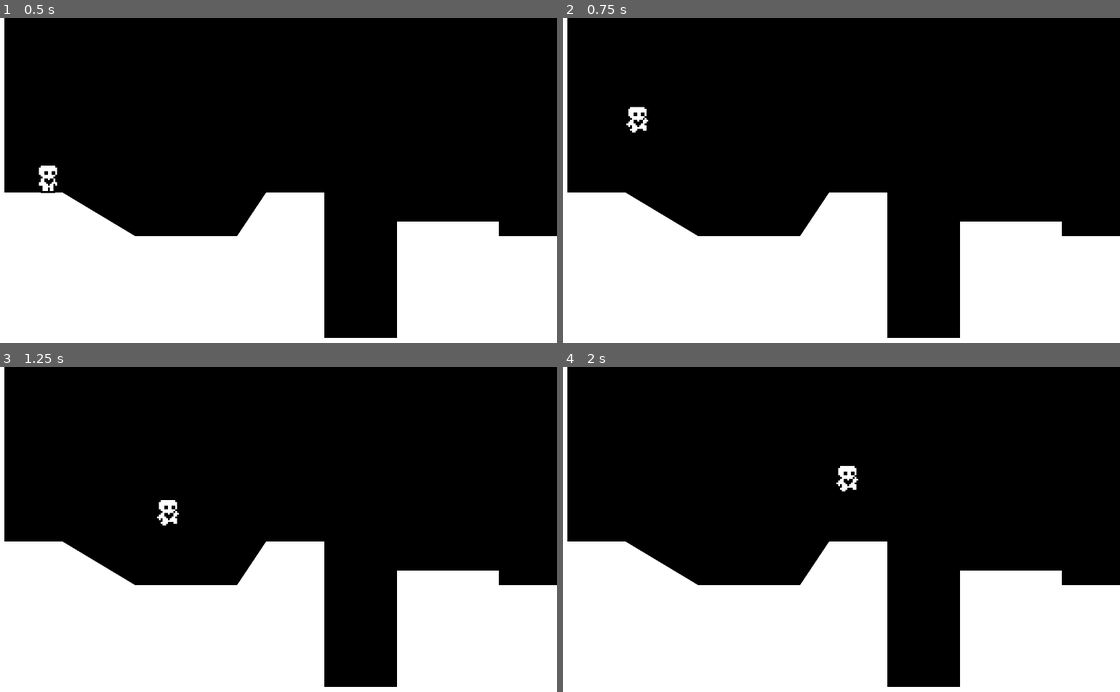
Above: before the commit, frames 1-4 (two rows, left to right).
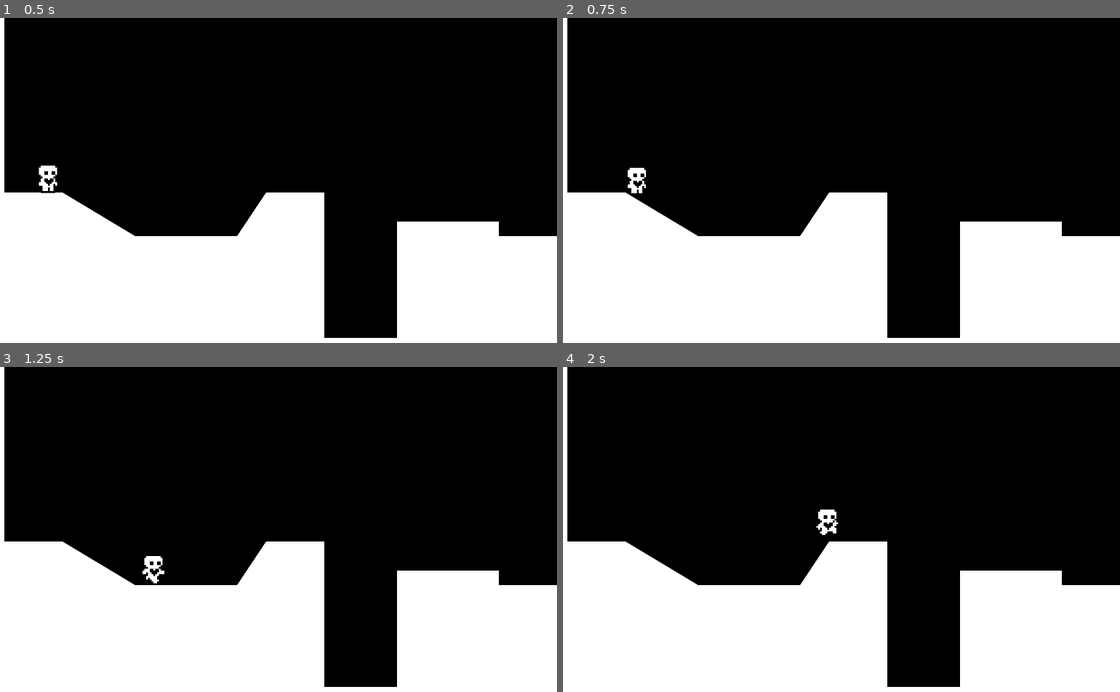
Above: after the commit, the same moments.

Repository: GreyCDevs/platformer-godot-practice
Game: Godot game, scene res://Scenes/world/world.tscn
The game is run twice, just before and just after one commit, with the same random seed, the same clock (stepped at 60 frames per second) and the same inputs.
Inputs:
- Up to frame 1 (0.5 s): no input
- Up to frame 2 (0.75 s): tap Enter (ui_accept) at 0.5, 0.6 s; hold Right (ui_right) from 0.53 s (still down)
- Up to frame 3 (1.25 s): keep holding Right (ui_right); tap Enter (ui_accept) at 0.77, 1.07 s
- Up to frame 4 (2 s): keep holding Right (ui_right); tap Enter (ui_accept) at 1.35, 1.52, 1.82 s

Frame 1 is identical in both runs. In frame 2, 0.4% of the frame differs, in the area x 11-16%, y 27-55%; in frame 3, 0.4%, in the area x 25-33%, y 40-67%; in frame 4, 0.4%.

Commit message:
changed jump key

Diff:
--- a/Scenes/player/player.gd
+++ b/Scenes/player/player.gd
@@ -24,10 +24,10 @@
 
 func handle_jump() -> void:
 	if not is_on_floor():
-		if Input.is_action_just_released("ui_accept") and velocity.y < JUMP_VELOCITY / 2:
+		if Input.is_action_just_released("ui_up") and velocity.y < JUMP_VELOCITY / 2:
 			velocity.y = JUMP_VELOCITY / 2
 	else:
-		if Input.is_action_just_pressed("ui_accept"):
+		if Input.is_action_just_pressed("ui_up"):
 			velocity.y = JUMP_VELOCITY
 
 
